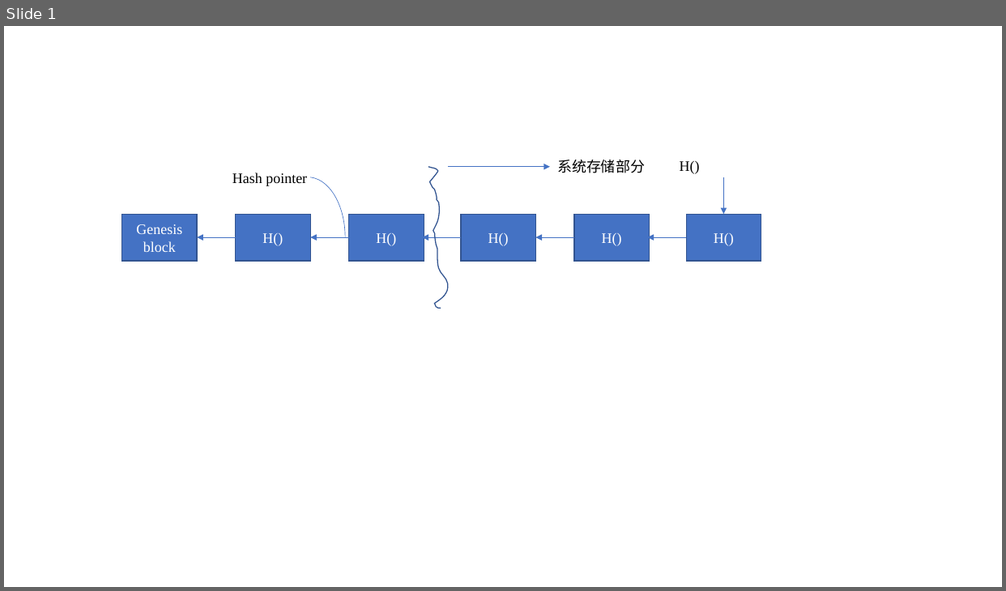
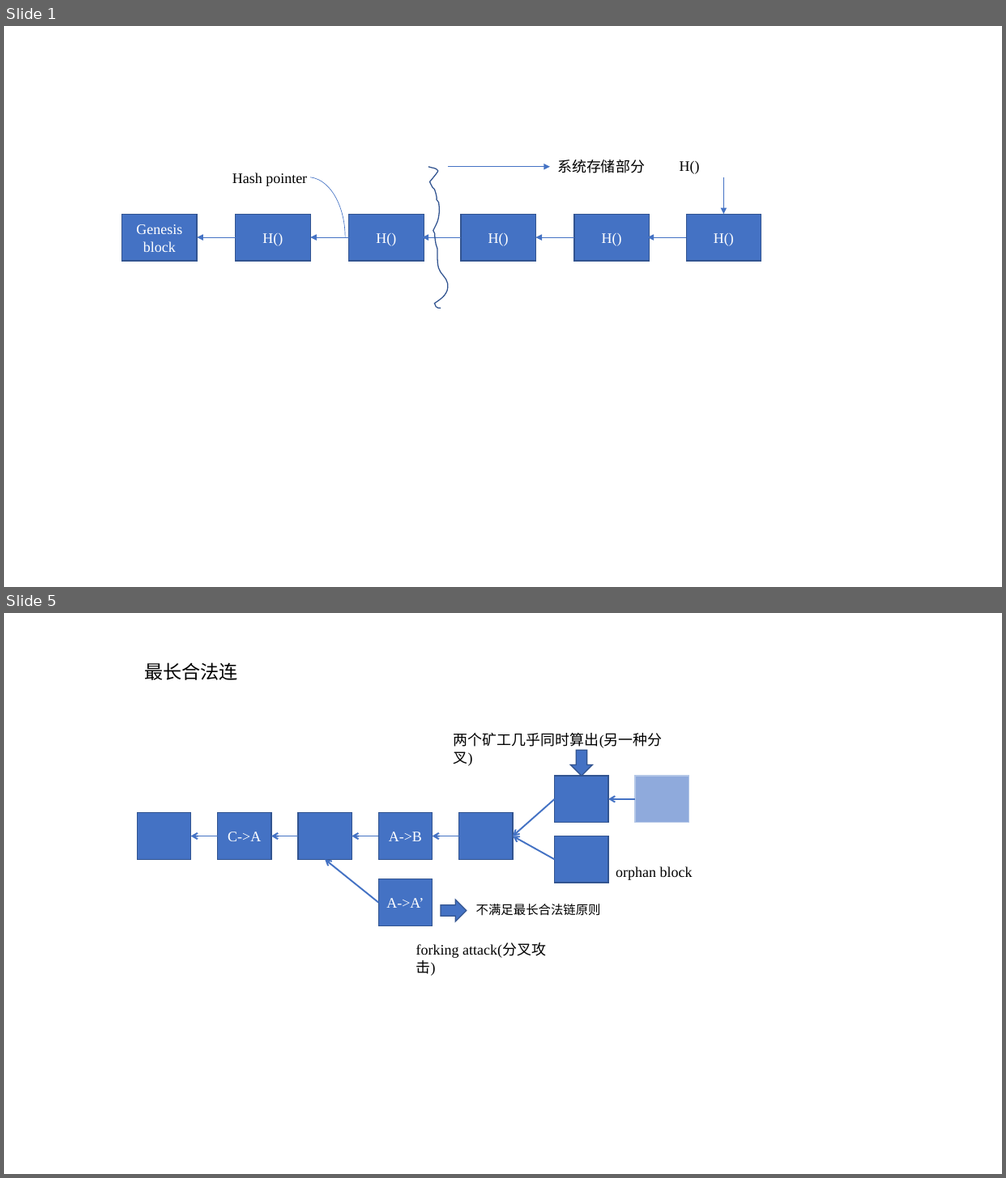
Before and after one commit to l1nkkk/Knowledge, a slide deck: blockchain/graph.pptx. Shown one above the other, each under a label of ours: slide 1 before the commit, slides 1 and 5 after it; the slides between them are not shown. The pictures are 1006x591 and 1006x1178 pixels, drawn with LibreOffice and Linux fonts; fonts in the diff are those of the drawing. Boxes give left, top, right and bottom in pixels: in the first picture for what was removed or moved away, otherwise in the second. Text is boxed around its words. In the diff, an @@ line names an element or a change of style, - is before the commit and + after.

```diff
--- a/blockchain/graph.pptx
+++ b/blockchain/graph.pptx
@@ slide 5 added at [4,613,1002,1174], background #FFFFFF @@
@@ text added at [144,662,237,680], 18 pt, text #000000 @@
+最长合法连
@@ group added at [138,733,692,976]: 9 rectangles, 8 arrows, 4 texts, 2 right arrows @@
+C->A
+A->B
+A->A’
+不满足最长合法链原则
+forking attack(分叉攻击)
+两个矿工几乎同时算出(另一种分叉)
+orphan block
```
Also in this commit, not shown: 3 other slides added, 1 slide removed, 7 other files.
